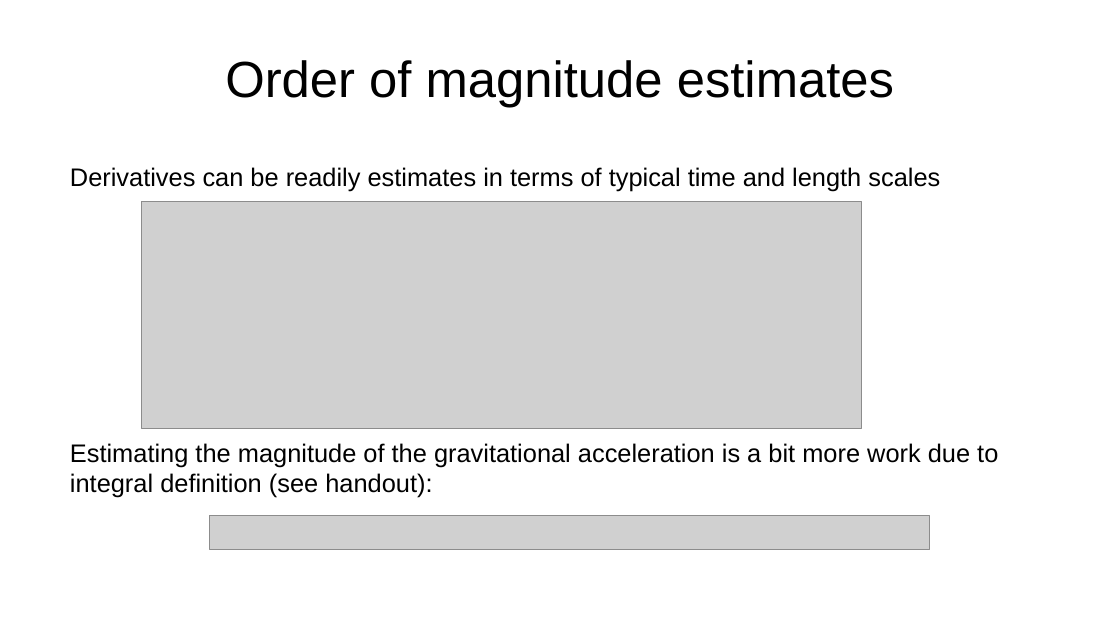
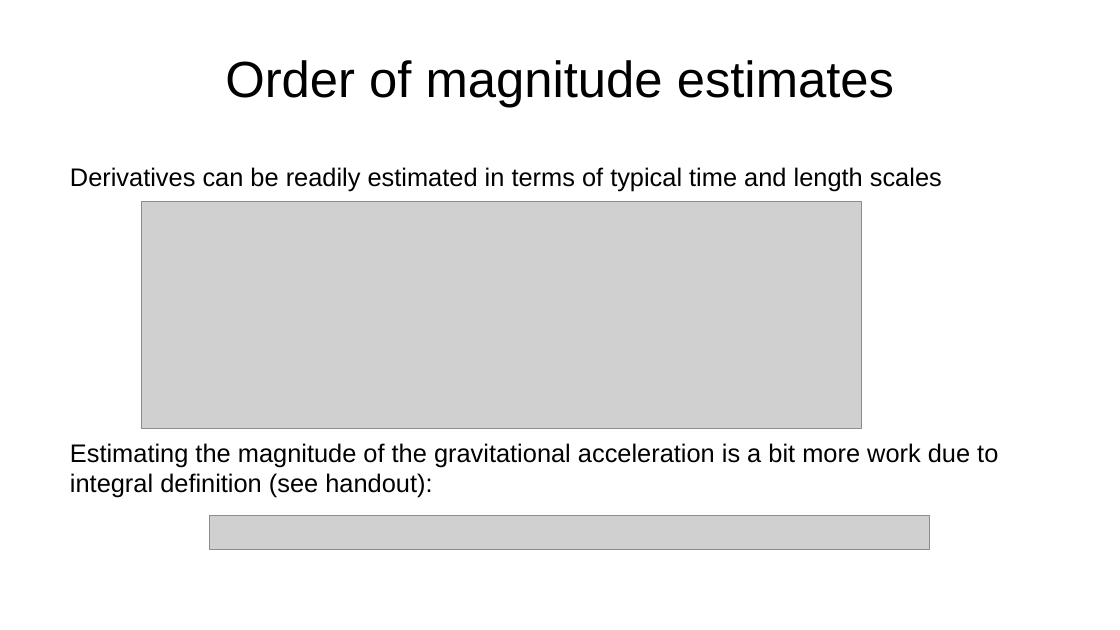
Before and after one commit to da380/PEPLectures, a slide deck: slide 21 of slides/slides9.odp. Drawn at 1120x630 pixels with LibreOffice and Linux fonts; fonts in the diff are those of the drawing; grey boxes stand for pictures. Boxes give left, top, right and bottom in pixels: in the first picture for what was removed or moved away, otherwise in the second. Text is boxed around its words. In the diff, an @@ line names an element or a change of style, - is before the commit and + after.

Commit message:
slides for lecture 9 done

```diff
--- a/slides/slides9.odp
+++ b/slides/slides9.odp
@@ text at (70,167,942,191): text changed @@
-Derivatives can be readily estimates in terms of typical time and length scales
+Derivatives can be readily estimated in terms of typical time and length scales
```
Also in this commit, not shown: 2 other files.
